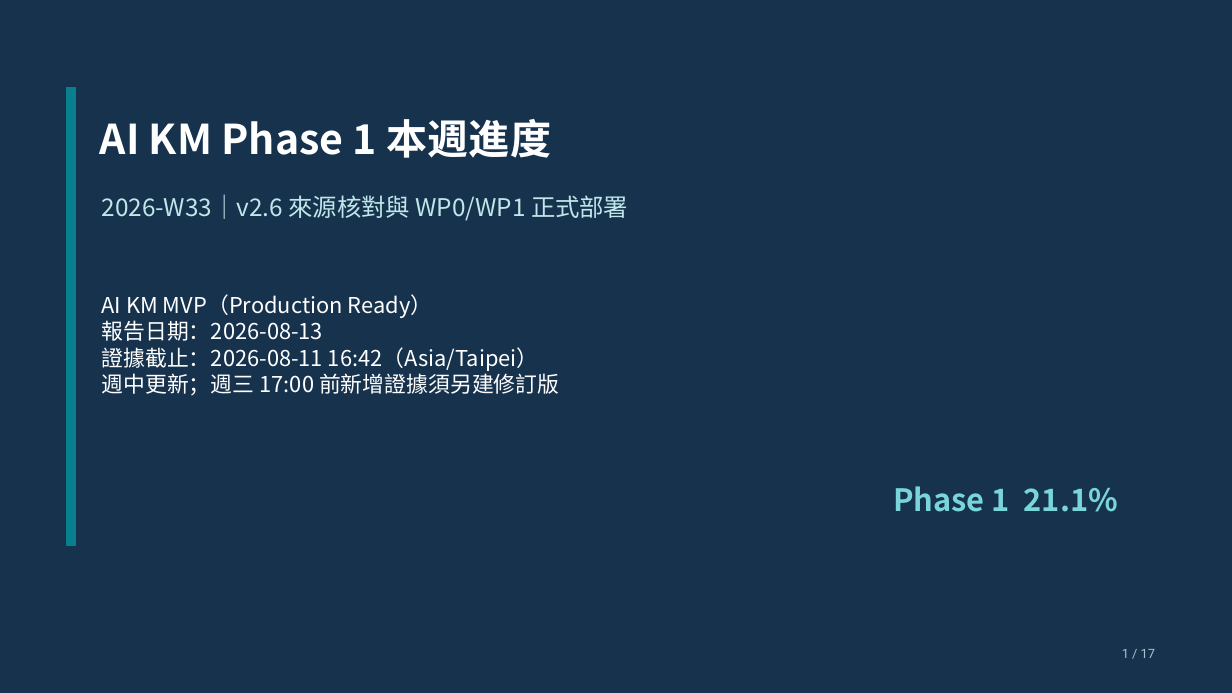
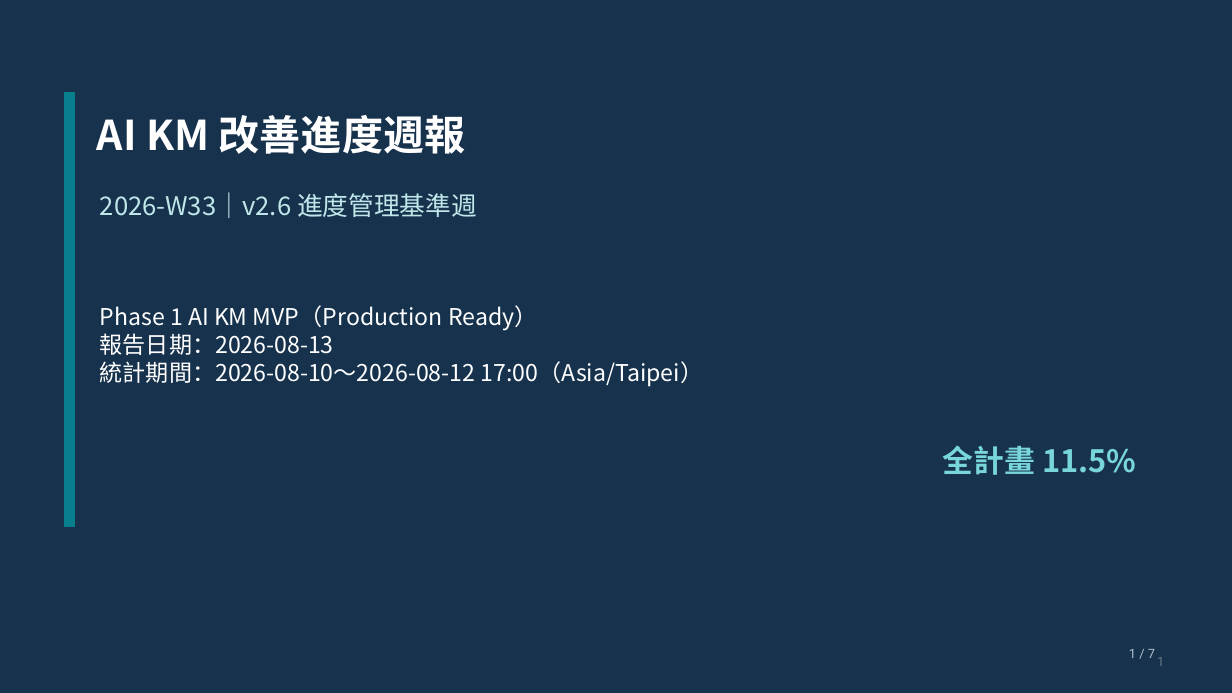
Before and after one commit to kyocarlos/knowledge-base-agent-source, a slide deck: slide 1 of docs/AI-KM-Phase1-Weekly-2026-W33-v2.6.pptx. Drawn at 1232x693 pixels with LibreOffice and Linux fonts; fonts in the diff are those of the drawing. Boxes give left, top, right and bottom in pixels: in the first picture for what was removed or moved away, otherwise in the second. Text is boxed around its words. In the diff, an @@ line names an element or a change of style, - is before the commit and + after.

```diff
--- a/docs/AI-KM-Phase1-Weekly-2026-W33-v2.6.pptx
+++ b/docs/AI-KM-Phase1-Weekly-2026-W33-v2.6.pptx
@@ rectangle added at [0,0,1232,693], fill #17324D, outline #17324D 1 pt @@
@@ rectangle: place and size @@
-rectangle at [67,88,76,545]
+rectangle at [65,92,75,527]
@@ text at [97,115,465,154]: text changed @@
-AI KM Phase 1 本週進度
+AI KM 改善進度週報
@@ text at [100,192,477,218]: text changed; size 19 to 20 pt @@
-2026-W33｜v2.6 來源核對與 WP0/WP1 正式部署
+2026-W33｜v2.6 進度管理基準週
@@ text "Phase 1 AI KM MVP（Production ...": place and size @@
-text "Phase 1 AI KM MVP（Production ..." at [102,294,559,396]
+text "Phase 1 AI KM MVP（Production ..." at [100,305,704,386]
@@ text at [100,305,537,331]: text changed; size 17 to 18 pt @@
-AI KM MVP（Production Ready）
+Phase 1 AI KM MVP（Production Ready）
@@ text at [100,333,334,355]: size 17 to 18 pt in "報告日期：2026-08-13" @@
@@ text at [100,361,704,386]: text changed; size 17 to 18 pt @@
-證據截止：2026-08-11 16:42（Asia/Taipei）
-週中更新；週三 17:00 前新增證據須另建修訂版
+統計期間：2026-08-10～2026-08-12 17:00（Asia/Taipei）
@@ text added at [943,446,1136,475], 24 pt, text #78D6DA, bold @@
+全計畫 11.5%
@@ text removed at [893,486,1118,512] @@
-Phase 1 21.1%
@@ page number at [1129,649,1136,658]: vertical alignment middle to top @@
@@ page number at [1129,649,1136,658]: text changed; text colour #AFC1CD to #667783 @@
-1 / 17
+1
@@ text added at [1157,657,1164,666], 10 pt, text #AFC1CD @@
+1 / 7
```
Also in this commit, not shown: 2 other slides changed, 4 slides added, 14 slides removed, 25 other files.
